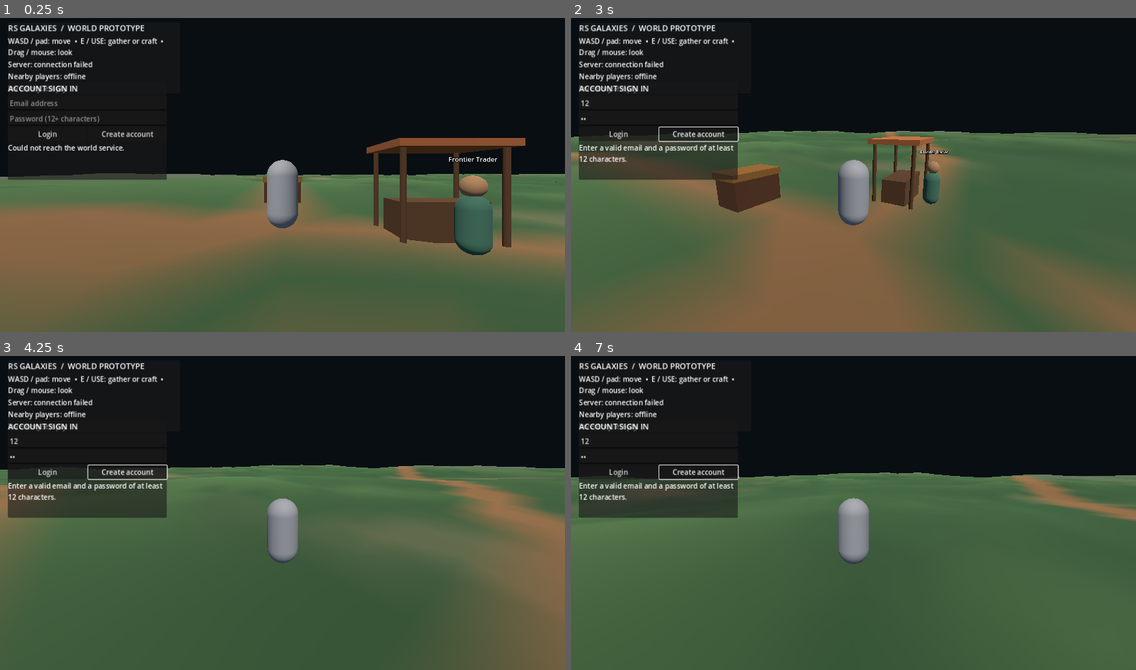
Above: before the commit, frames 1-4 (two rows, left to right).
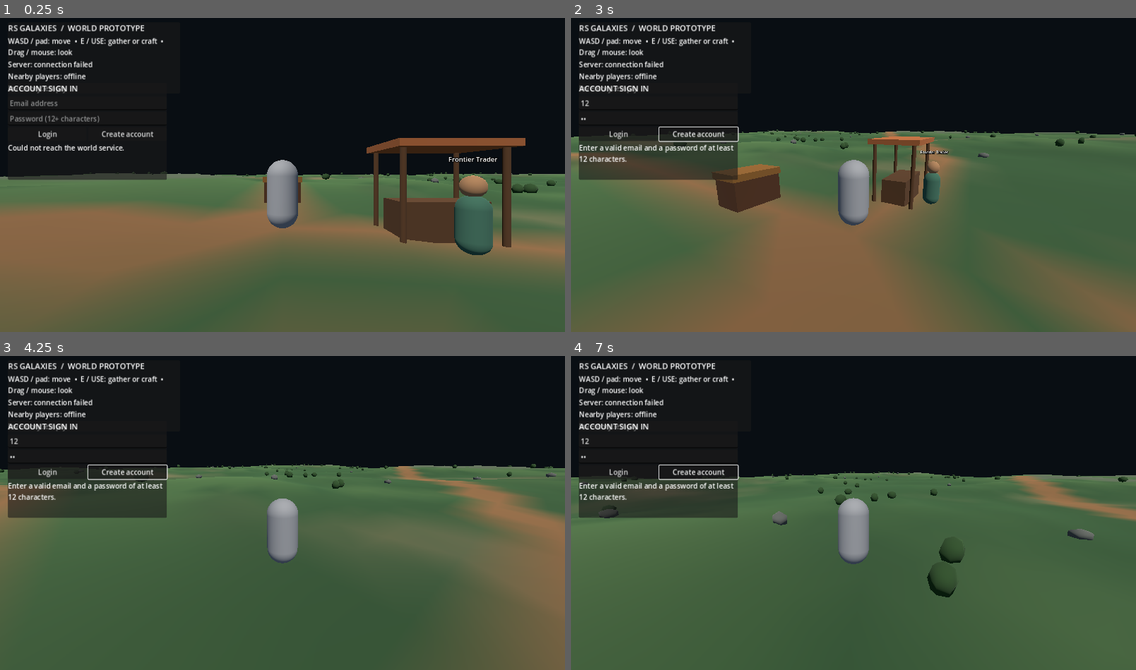
Above: after the commit, the same moments.

Repository: ViViD420/RSGalaxies-
Game: Godot game, scene res://scenes/main.tscn
Same seed, same stepped clock (60 frames per second), same inputs: the game is played once before the commit and once after it.
Inputs (mouse positions are in pixels of both pictures, inside the frame that each line leads up to):
- Up to frame 1 (0.25 s): no input
- Up to frame 2 (3 s): click (655, 102) at 0.52 s; type "12" at 0.6 s; click (655, 118) at 0.75 s; type "12" at 0.83 s; click "Login" at 1.25 s; click "Create account" at 2 s; tap Enter at 2.75 s; move the mouse to (881, 171) at 2.77 s; hold W (move_forward) from 2.78 s (still down); tap E (interact) at 2.85 s; click (881, 171) at 2.92 s
- Up to frame 3 (4.25 s): keep holding W (move_forward); tap Space (jump) at 3.02, 3.77 s; move the mouse to (254, 513) at 3.52 s; tap E (interact) at 3.6 s
- Up to frame 4 (7 s): keep holding W (move_forward); move the mouse to (864, 506) at 4.27 s; tap E (interact) every 0.75 s from 4.35 to 6.6 s; move the mouse to (847, 516) at 5.02 s; click (847, 516) at 5.17 s; tap Space (jump) at 5.27, 6.02, 6.77 s; move the mouse to (893, 516) at 5.77 s; move the mouse to (808, 506) at 6.52 s

The runs differ from the first frame. In frame 1, 0.2% of the frame differs, in the area x 0-99%, y 48-56%; in frame 2, 0.2%; in frame 3, 0.2%; in frame 4, 0.8%, in the area x 1-99%, y 36-77%.

Commit message:
Add deterministic terrain environmental dressing and regression coverage

Diff:
--- a/client/scripts/world_terrain.gd
+++ b/client/scripts/world_terrain.gd
@@ -21,6 +21,7 @@
 	_configure_noise()
 	_configure_trails()
 	_build_terrain()
+	_build_environment_dressing()
 
 
 func get_height_at(x: float, z: float) -> float:
@@ -200,3 +201,114 @@
 	if moisture < -0.28:
 		return grass.lerp(dry_grass, clampf((-moisture - 0.28) / 0.55, 0.0, 1.0))
 	return grass.lerp(moss, clampf((position.y + 0.55) / 1.3, 0.0, 1.0))
+
+
+@export_group("Environmental Dressing")
+@export_range(0, 500, 1) var foliage_instance_count := 180
+@export_range(0, 200, 1) var rock_instance_count := 55
+@export var dressing_trail_clearance := 5.0
+@export var dressing_spawn_clearance := 14.0
+
+
+func _build_environment_dressing() -> void:
+	if get_node_or_null("TerrainSurface") == null or get_node_or_null("TerrainCollision") == null:
+		push_error("WorldTerrain cannot place environmental dressing before terrain visuals and collision exist.")
+		return
+
+	var foliage_transforms := _build_dressing_transforms(
+		foliage_instance_count, 3571, 0.72, 1.28, 0.42
+	)
+	var rock_transforms := _build_dressing_transforms(
+		rock_instance_count, 7919, 0.62, 1.34, 0.22
+	)
+
+	var foliage_mesh := SphereMesh.new()
+	foliage_mesh.radius = 0.52
+	foliage_mesh.height = 1.02
+	foliage_mesh.radial_segments = 6
+	foliage_mesh.rings = 3
+	var foliage_material := StandardMaterial3D.new()
+	foliage_material.albedo_color = Color(0.16, 0.27, 0.13)
+	foliage_material.roughness = 1.0
+	foliage_mesh.material = foliage_material
+	_add_dressing_multimesh("Foliage", foliage_mesh, foliage_transforms, GeometryInstance3D.SHADOW_CASTING_SETTING_OFF)
+
+	var rock_mesh := SphereMesh.new()
+	rock_mesh.radius = 0.58
+	rock_mesh.height = 0.78
+	rock_mesh.radial_segments = 5
+	rock_mesh.rings = 2
+	var rock_material := StandardMaterial3D.new()
+	rock_material.albedo_color = Color(0.34, 0.35, 0.32)
+	rock_material.roughness = 1.0
+	rock_mesh.material = rock_material
+	_add_dressing_multimesh("Rocks", rock_mesh, rock_transforms, GeometryInstance3D.SHADOW_CASTING_SETTING_ON)
+
+
+func _build_dressing_transforms(
+	requested_count: int,
+	seed_offset: int,
+	minimum_scale: float,
+	maximum_scale: float,
+	y_offset: float
+) -> Array[Transform3D]:
+	var transforms: Array[Transform3D] = []
+	if requested_count <= 0:
+		return transforms
+
+	var rng := RandomNumberGenerator.new()
+	rng.seed = int(terrain_seed) + seed_offset
+	var half_size := maxf(0.0, world_size * 0.5 - 8.0)
+	var maximum_attempts := requested_count * 80
+	var attempts := 0
+	while transforms.size() < requested_count and attempts < maximum_attempts:
+		attempts += 1
+		var x := rng.randf_range(-half_size, half_size)
+		var z := rng.randf_range(-half_size, half_size)
+		if not _is_valid_dressing_site(x, z):
+			continue
+
+		var scale_x := rng.randf_range(minimum_scale, maximum_scale)
+		var scale_y := rng.randf_range(minimum_scale, maximum_scale)
+		var scale_z := rng.randf_range(minimum_scale, maximum_scale)
+		var yaw := rng.randf_range(0.0, TAU)
+		var basis := Basis(Vector3.UP, yaw).scaled(Vector3(scale_x, scale_y, scale_z))
+		var ground_height := get_height_at(x, z)
+		transforms.append(Transform3D(basis, Vector3(x, ground_height + y_offset, z)))
+	return transforms
+
+
+func _is_valid_dressing_site(x: float, z: float) -> bool:
+	var half_size := world_size * 0.5
+	if absf(x) > half_size - 8.0 or absf(z) > half_size - 8.0:
+		return false
+	if Vector2(x, z).length() < dressing_spawn_clearance:
+		return false
+	if _distance_to_trails(Vector2(x, z)) < dressing_trail_clearance:
+		return false
+
+	# Avoid placing decorative meshes on visibly abrupt terrain transitions.
+	var sample_offset := 1.5
+	var slope_x := get_height_at(x + sample_offset, z) - get_height_at(x - sample_offset, z)
+	var slope_z := get_height_at(x, z + sample_offset) - get_height_at(x, z - sample_offset)
+	return Vector2(slope_x, slope_z).length() <= 1.2
+
+
+func _add_dressing_multimesh(
+	node_name: String,
+	mesh: Mesh,
+	transforms: Array[Transform3D],
+	shadow_setting: int
+) -> void:
+	var multimesh := MultiMesh.new()
+	multimesh.transform_format = MultiMesh.TRANSFORM_3D
+	multimesh.mesh = mesh
+	multimesh.instance_count = transforms.size()
+	for index in range(transforms.size()):
+		multimesh.set_instance_transform(index, transforms[index])
+
+	var instance := MultiMeshInstance3D.new()
+	instance.name = node_name
+	instance.multimesh = multimesh
+	instance.cast_shadow = shadow_setting
+	add_child(instance)
--- a/client/tests/player_controller_smoke_test.gd
+++ b/client/tests/player_controller_smoke_test.gd
@@ -45,6 +45,32 @@
 	if settlement_trail_distance > 0.01 or remote_trail_distance < 1.0:
 		_fail("Frontier trail centerline sampling is incorrect; center=%s remote=%s." % [settlement_trail_distance, remote_trail_distance])
 		return
+
+	var foliage_instance := terrain.get_node_or_null("Foliage") as MultiMeshInstance3D
+	var rock_instance := terrain.get_node_or_null("Rocks") as MultiMeshInstance3D
+	if foliage_instance == null or rock_instance == null or foliage_instance.multimesh == null or rock_instance.multimesh == null:
+		_fail("Deterministic environmental foliage and rock MultiMeshes were not created.")
+		return
+	if foliage_instance.multimesh.instance_count < 100 or rock_instance.multimesh.instance_count < 20:
+		_fail("Environmental dressing produced too few valid instances; foliage=%s rocks=%s." % [foliage_instance.multimesh.instance_count, rock_instance.multimesh.instance_count])
+		return
+	var repeated_foliage: Array = terrain.call("_build_dressing_transforms", 180, 3571, 0.72, 1.28, 0.42)
+	if repeated_foliage.size() != foliage_instance.multimesh.instance_count:
+		_fail("Environmental foliage placement is not deterministic across identical seeded generation.")
+		return
+	for index in range(repeated_foliage.size()):
+		var generated_transform: Transform3D = foliage_instance.multimesh.get_instance_transform(index)
+		var repeated_transform: Transform3D = repeated_foliage[index]
+		if generated_transform.origin.distance_to(repeated_transform.origin) > 0.0001:
+			_fail("Environmental foliage transform changed for a repeated deterministic seed at instance %s." % index)
+			return
+		if not bool(terrain.call("_is_valid_dressing_site", generated_transform.origin.x, generated_transform.origin.z)):
+			_fail("Environmental dressing was placed inside a protected trail, spawn or steep-slope exclusion.")
+			return
+		var expected_ground_height := float(terrain.call("get_height_at", generated_transform.origin.x, generated_transform.origin.z))
+		if absf(generated_transform.origin.y - (expected_ground_height + 0.42)) > 0.001:
+			_fail("Environmental foliage transform is not aligned to the shared deterministic terrain height sample.")
+			return
 
 	var terrain_body := terrain.get_node_or_null("TerrainCollision") as StaticBody3D
 	var terrain_collision := terrain.get_node_or_null("TerrainCollision/TerrainShape") as CollisionShape3D
Not shown, changed: docs/ARCHITECTURE.md
Not shown, changed: docs/ROADMAP.md
Not shown, changed: docs/SESSION_HANDOFF.md
